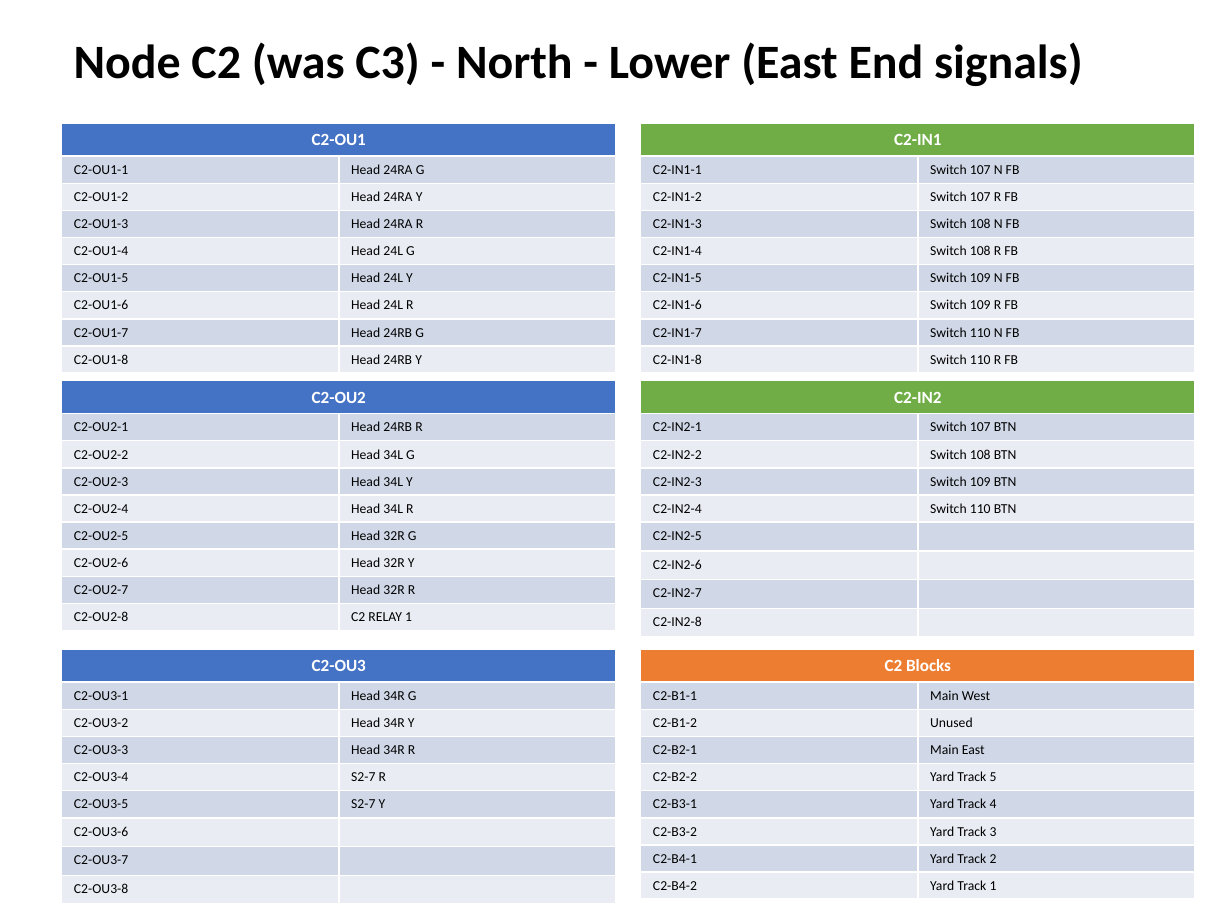
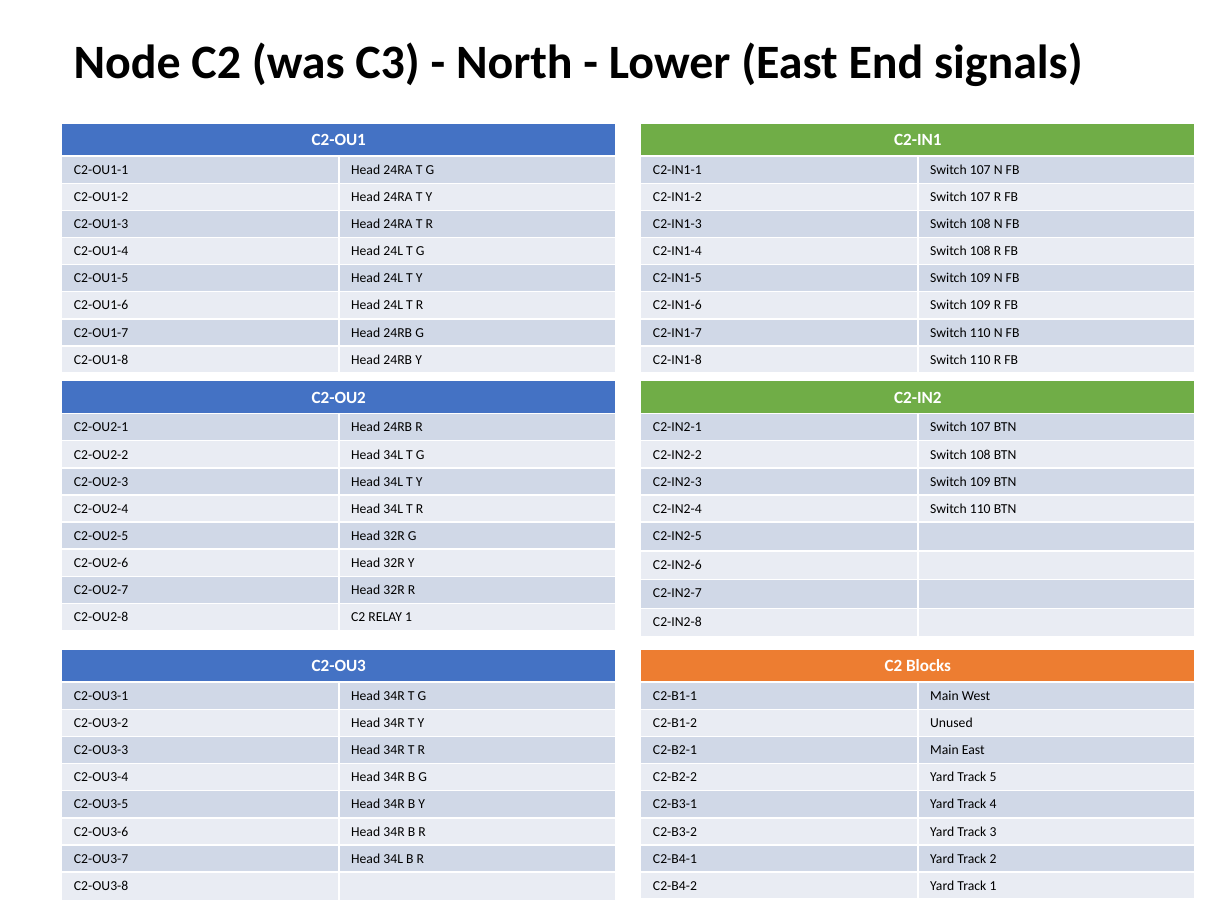
Before and after one commit to lnevo/hart, a slide deck: slide 4 of docs/wiring/Wiring_Schematic.pptx. Drawn at 1232x924 pixels with LibreOffice and Linux fonts; fonts in the diff are those of the drawing. Boxes give left, top, right and bottom in pixels: in the first picture for what was removed or moved away, otherwise in the second. Text is boxed around its words. In the diff, an @@ line names an element or a change of style, - is before the commit and + after.

```diff
--- a/docs/wiring/Wiring_Schematic.pptx
+++ b/docs/wiring/Wiring_Schematic.pptx
@@ table at <box>62,123,616,368</box> @@
-row 2, column 2: Head 24RA G
+row 2, column 2: Head 24RA T G
-row 3, column 2: Head 24RA Y
+row 3, column 2: Head 24RA T Y
-row 4, column 2: Head 24RA R
+row 4, column 2: Head 24RA T R
-row 5, column 2: Head 24L G
+row 5, column 2: Head 24L T G
-row 6, column 2: Head 24L Y
+row 6, column 2: Head 24L T Y
-row 7, column 2: Head 24L R
+row 7, column 2: Head 24L T R
@@ table at <box>62,381,616,625</box> @@
-row 3, column 2: Head 34L G
+row 3, column 2: Head 34L T G
-row 4, column 2: Head 34L Y
+row 4, column 2: Head 34L T Y
-row 5, column 2: Head 34L R
+row 5, column 2: Head 34L T R
@@ table at <box>62,649,616,894</box> @@
-row 2, column 2: Head 34R G
+row 2, column 2: Head 34R T G
-row 3, column 2: Head 34R Y
+row 3, column 2: Head 34R T Y
-row 4, column 2: Head 34R R
+row 4, column 2: Head 34R T R
-row 5, column 2: S2-7 R
+row 5, column 2: Head 34R B G
-row 6, column 2: S2-7 Y
+row 6, column 2: Head 34R B Y
-row 7, column 2: 
+row 7, column 2: Head 34R B R
-row 8, column 2: 
+row 8, column 2: Head 34L B R
```
Also in this commit, not shown: 5 other slides changed, 15 other files.
